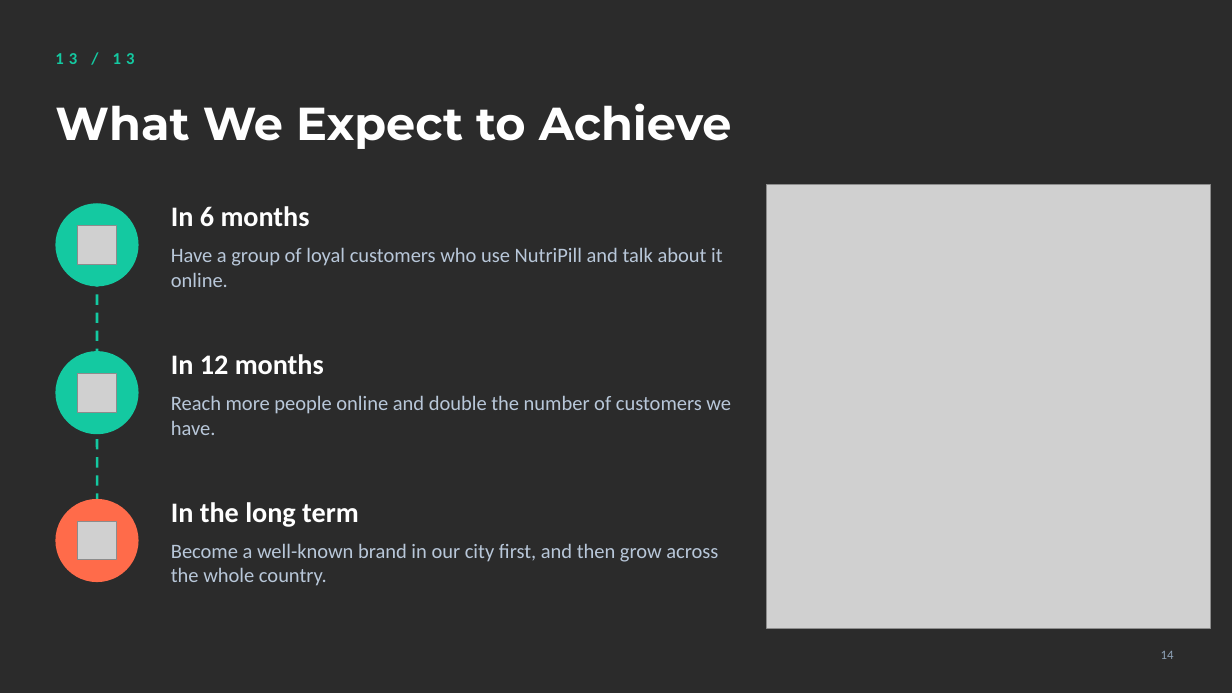
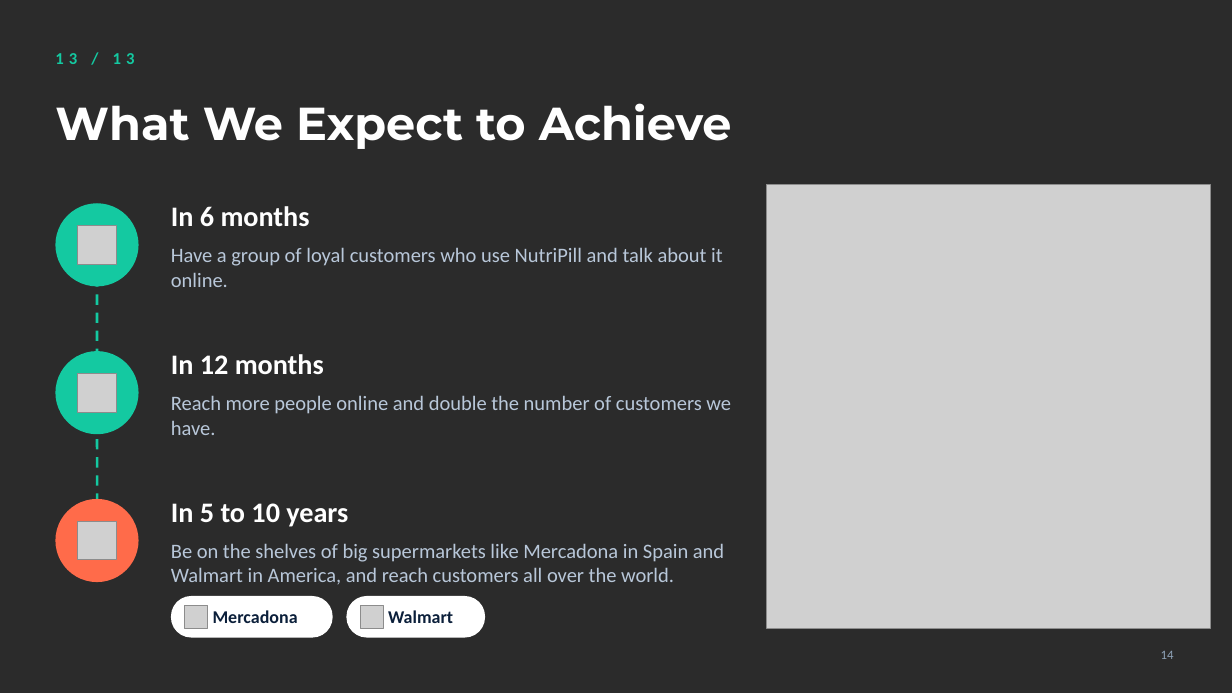
Before and after one commit to Johnporkthethird/english-presentaiton-, a slide deck: slide 14 of NutriPill.pptx. Drawn at 1232x693 pixels with LibreOffice and Linux fonts; fonts in the diff are those of the drawing; grey boxes stand for pictures; background and template pictures are left out; a plain dark background stands for a picture behind light text. Boxes give left, top, right and bottom in pixels: in the first picture for what was removed or moved away, otherwise in the second. Text is boxed around its words. In the diff, an @@ line names an element or a change of style, - is before the commit and + after.

```diff
--- a/NutriPill.pptx
+++ b/NutriPill.pptx
@@ text at <box>171,503,348,527</box>: text changed @@
-In the long term
+In 5 to 10 years
@@ text at <box>171,543,724,584</box>: text changed @@
-Become a well-known brand in our city first, and then grow across the whole country.
+Be on the shelves of big supermarkets like Mercadona in Spain and Walmart in America, and reach customers all over the world.
@@ rounded rectangle added at <box>171,596,333,638</box>, fill #FFFFFF @@
@@ rounded rectangle added at <box>347,596,485,638</box>, fill #FFFFFF @@
@@ picture added at <box>185,605,208,628</box> @@
@@ text added at <box>213,610,298,623</box>, 14 pt, text #0B1F3A, bold @@
+Mercadona
@@ picture added at <box>360,605,384,628</box> @@
@@ text added at <box>388,610,453,623</box>, 14 pt, text #0B1F3A, bold @@
+Walmart
```
Also in this commit, not shown: 1 other slide changed, 2 other files.
